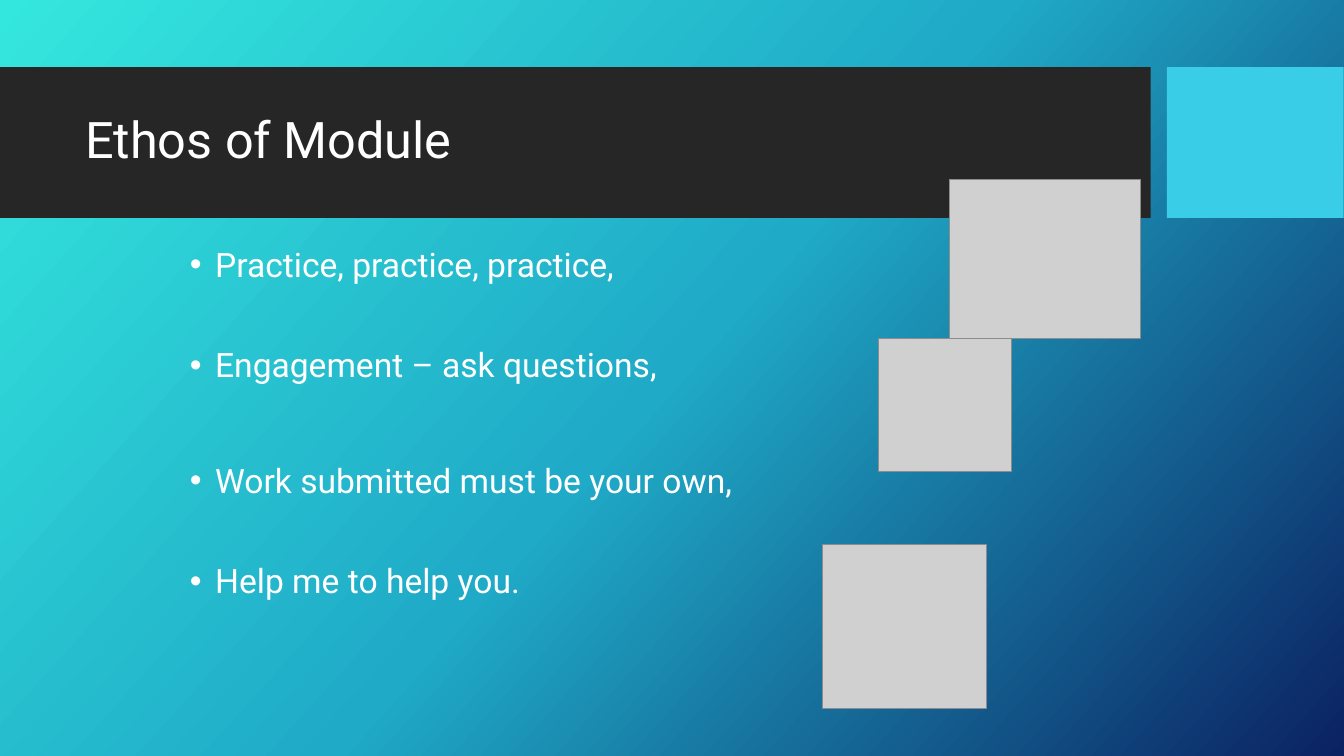
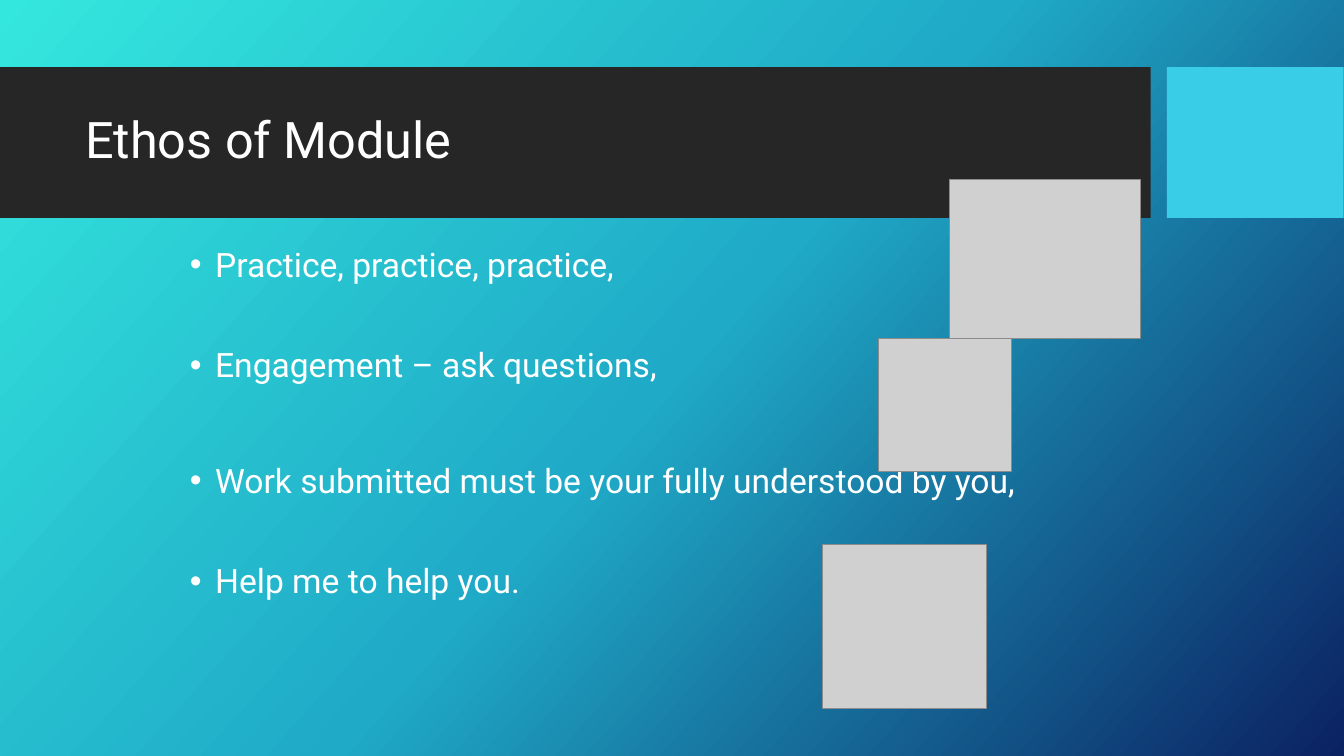
Before and after one commit to Fun-Prog-26/fun-prog-26, a slide deck: slide 10 of topic01-introduction/unit-01a-lectures/talk-2/a-fp-intro.pptx (slide 11 before the commit). Drawn at 1344x756 pixels with LibreOffice and Linux fonts; fonts in the diff are those of the drawing; grey boxes stand for pictures; background and template pictures are left out. Boxes give left, top, right and bottom in pixels: in the first picture for what was removed or moved away, otherwise in the second. Text is boxed around its words. In the diff, an @@ line names an element or a change of style, - is before the commit and + after.

Commit message:
intro  to module

```diff
--- a/topic01-introduction/unit-01a-lectures/talk-2/a-fp-intro.pptx
+++ b/topic01-introduction/unit-01a-lectures/talk-2/a-fp-intro.pptx
@@ text at (x1=215, y1=462, x2=1015, y2=500): text changed @@
-• Work submitted must be your own,
+• Work submitted must be your fully understood by you,
```
Also in this commit, not shown: 5 other slides changed, 1 slide removed, 4 other files.
